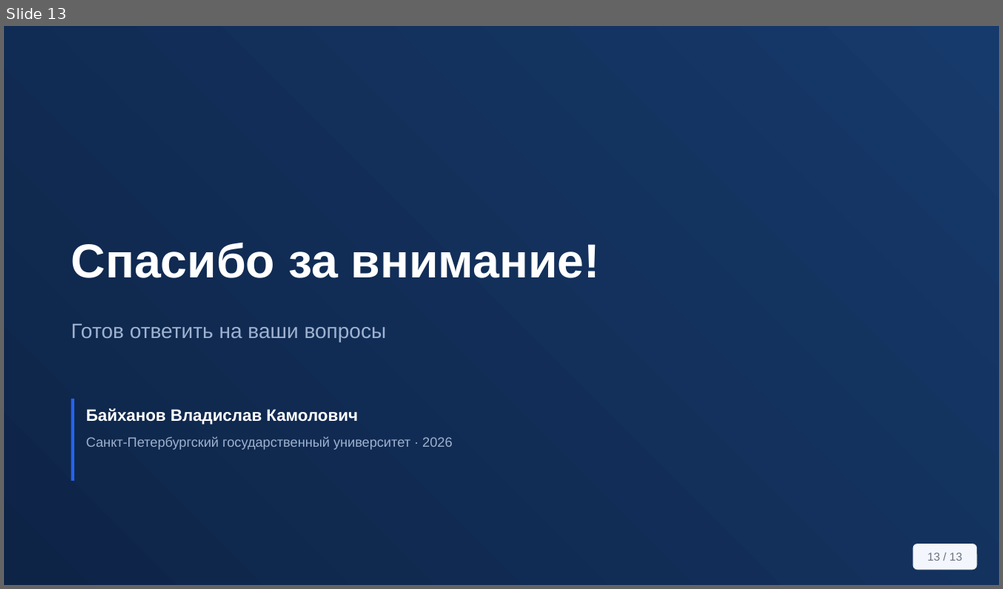
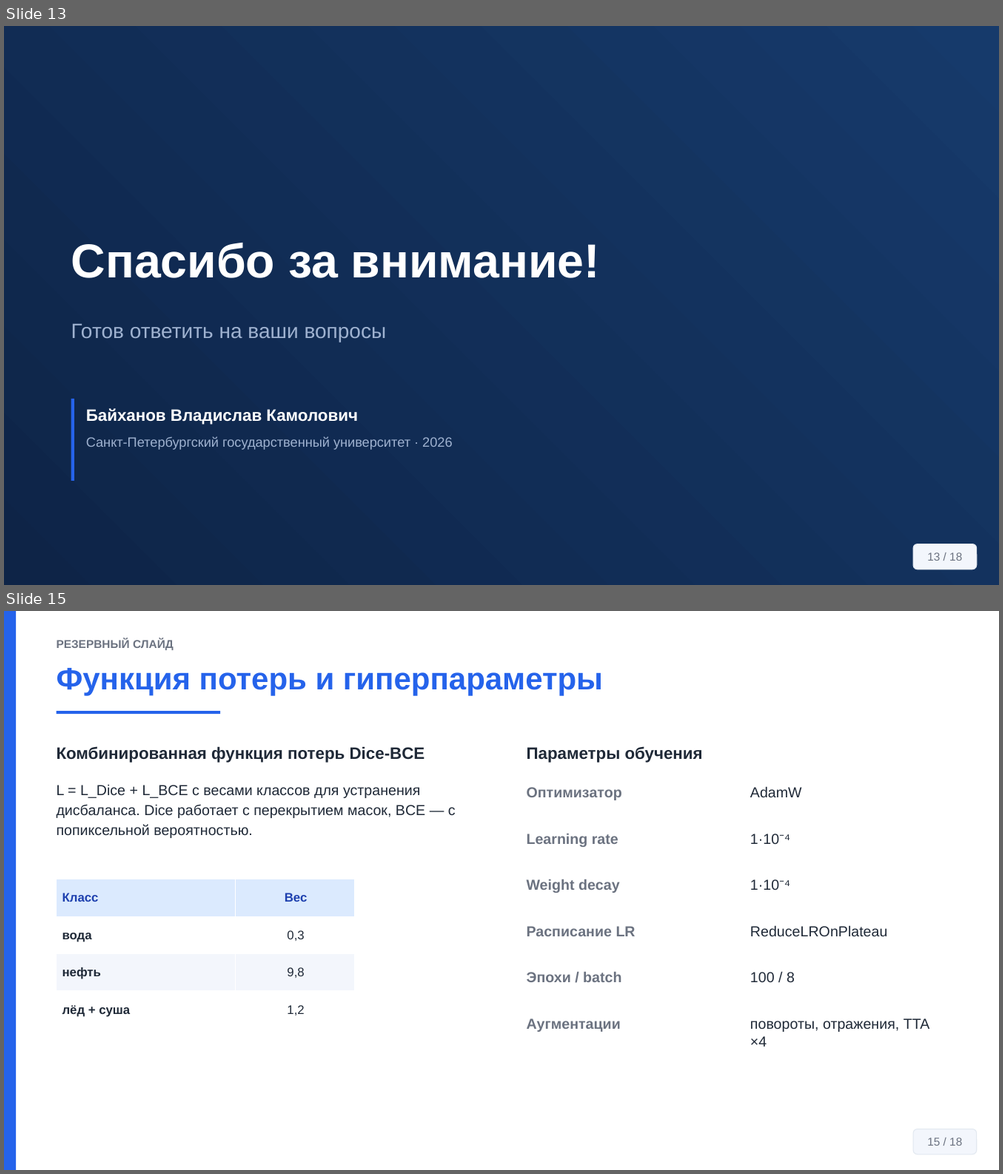
Before and after one commit to Confucius-hub/spbu_db_hw, a slide deck: thesis/vkr_final/Презентация_Финал_Байханов_2026.pptx. Shown one above the other, each under a label of ours: slide 13 before the commit, slides 13 and 15 after it; the slides between them are not shown. The pictures are 1003x589 and 1003x1174 pixels, drawn with LibreOffice and Linux fonts; fonts in the diff are those of the drawing. Boxes give left, top, right and bottom in pixels: in the first picture for what was removed or moved away, otherwise in the second. Text is boxed around its words. In the diff, an @@ line names an element or a change of style, - is before the commit and + after.

```diff
--- a/thesis/vkr_final/Презентация_Финал_Байханов_2026.pptx
+++ b/thesis/vkr_final/Презентация_Финал_Байханов_2026.pptx
@@ slide 15 added at <box>4,611,999,1170</box>, background #FFFFFF @@
@@ rectangle added at <box>4,611,16,1170</box>, fill #2563EB @@
@@ text added at <box>57,639,173,650</box>, 11 pt, text #6B7280, bold @@
+РЕЗЕРВНЫЙ СЛАЙД
@@ text added at <box>57,668,603,696</box>, 30 pt, text #2563EB, bold @@
+Функция потерь и гиперпараметры
@@ rectangle added at <box>57,711,220,714</box>, fill #2563EB @@
@@ text added at <box>57,746,425,763</box>, 16 pt, text #1F2937, bold @@
+Комбинированная функция потерь Dice-BCE
@@ text added at <box>526,746,703,763</box>, 16 pt, text #1F2937, bold @@
+Параметры обучения
@@ text added at <box>57,784,455,838</box>, 14 pt, text #1F2937 @@
+L = L_Dice + L_BCE с весами классов для устранения дисбаланса. Dice работает с перекрытием масок, BCE — с попиксельной вероятностью.
@@ text added at <box>526,787,622,800</box>, 14 pt, text #6B7280, bold @@
+Оптимизатор
@@ text added at <box>750,786,802,797</box>, 14 pt, text #1F2937 @@
+AdamW
@@ text added at <box>526,834,618,847</box>, 14 pt, text #6B7280, bold @@
+Learning rate
@@ text added at <box>750,834,790,844</box>, 14 pt, text #1F2937 @@
+1·10⁻⁴
@@ table added at <box>57,880,355,1029</box>, 4 rows, 2 columns @@
+Класс | Вес
+вода | 0,3
+нефть | 9,8
+лёд + суша | 1,2
@@ text added at <box>526,880,620,893</box>, 14 pt, text #6B7280, bold @@
+Weight decay
@@ text added at <box>750,880,790,890</box>, 14 pt, text #1F2937 @@
+1·10⁻⁴
@@ text added at <box>526,926,635,937</box>, 14 pt, text #6B7280, bold @@
+Расписание LR
@@ text added at <box>750,925,887,937</box>, 14 pt, text #1F2937 @@
+ReduceLROnPlateau
@@ text added at <box>526,972,621,982</box>, 14 pt, text #6B7280, bold @@
+Эпохи / batch
@@ text added at <box>750,972,794,983</box>, 14 pt, text #1F2937 @@
+100 / 8
@@ text added at <box>526,1019,620,1032</box>, 14 pt, text #6B7280, bold @@
+Аугментации
@@ text added at <box>750,1019,930,1047</box>, 14 pt, text #1F2937 @@
+повороты, отражения, TTA ×4
@@ rounded rectangle added at <box>913,1130,976,1155</box>, fill #F3F6FC, outline #E2E8F0 0.75 pt, 11 pt, text #6B7280 @@
+15 / 18
@@ slide 13 changed as well @@
@@ text in rounded rectangle at <box>927,553,962,561</box>: text changed @@
-13 / 13
+13 / 18
```
Also in this commit, not shown: 11 other slides changed, 4 other slides added, 6 other files.
